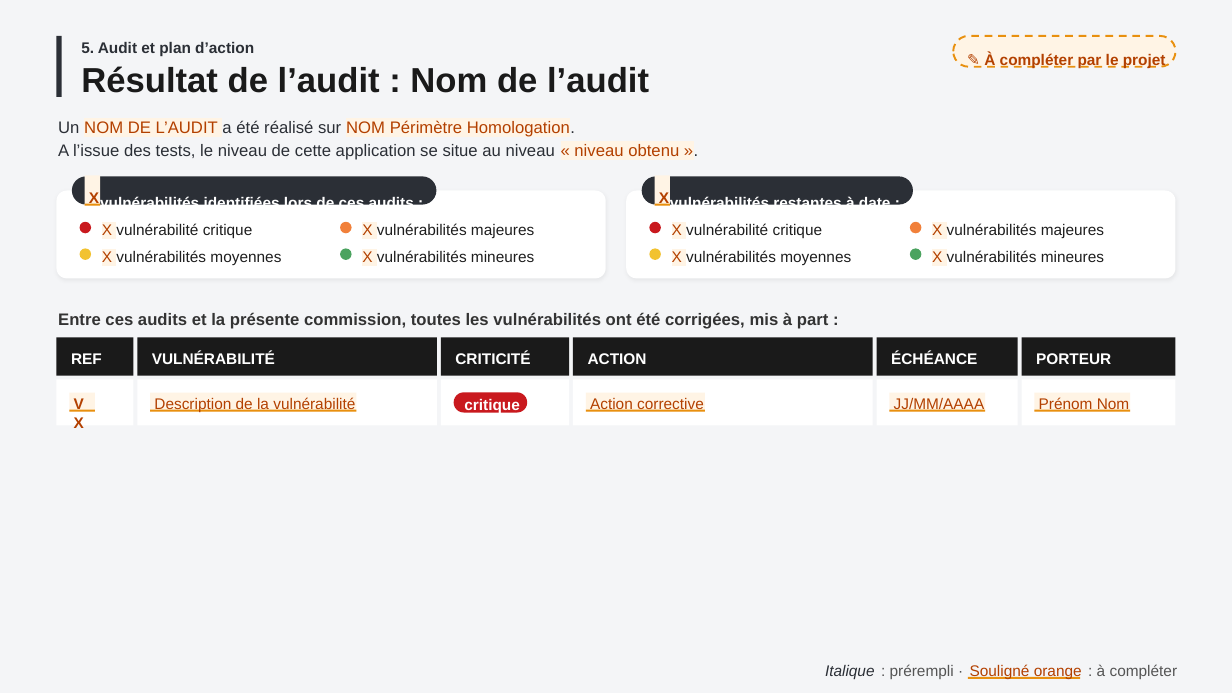
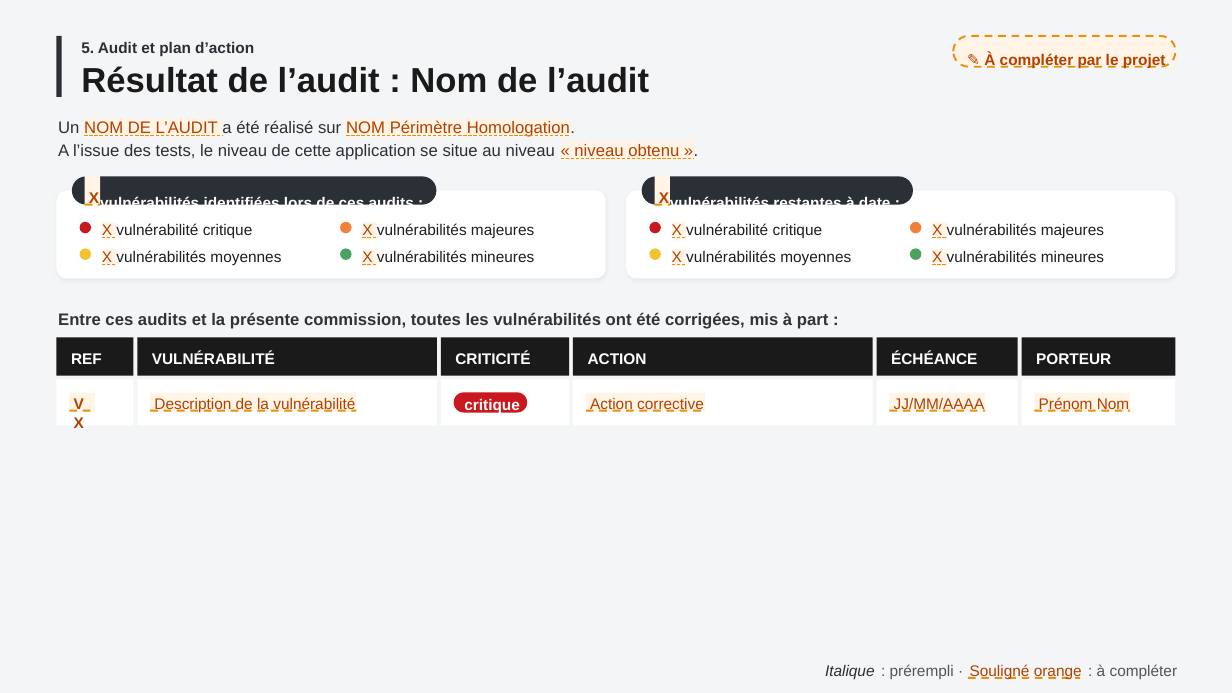
Before and after one commit to betagouv/mon-service-securise, a slide deck: slide 22 of src/vuesPowerpoint/supportCommissionHomologation.pptx. Drawn at 1232x693 pixels with LibreOffice and Linux fonts; fonts in the diff are those of the drawing. Boxes give left, top, right and bottom in pixels: in the first picture for what was removed or moved away, otherwise in the second. Text is boxed around its words. In the diff, an @@ line names an element or a change of style, - is before the commit and + after.

```diff
--- a/src/vuesPowerpoint/supportCommissionHomologation.pptx
+++ b/src/vuesPowerpoint/supportCommissionHomologation.pptx
@@ text "Un NOM DE L’AUDIT a ..." at <box>58,120,575,137</box>: underline on in "NOM DE L’AUDIT NOM Périmètre Homologation." @@
@@ text "A l’issue des tests, le ..." at <box>58,144,679,160</box>: underline on in "« niveau obtenu »." @@
@@ rectangle removed at <box>85,204,100,206</box> @@
@@ line added from (85, 205) to (100, 205), #E8900F 2.25 pt dashed @@
@@ rectangle removed at <box>654,204,670,206</box> @@
@@ line added from (654, 205) to (670, 205), #E8900F 2.25 pt dashed @@
@@ underline on in "X" in 8 elements at <box>102,223,253,239</box>, <box>362,223,534,238</box>, <box>102,250,281,265</box>, <box>362,250,534,265</box>, <box>672,223,823,238</box>, <box>932,223,1104,238</box>, <box>672,250,851,265</box>, <box>932,250,1104,265</box> @@
@@ rectangle removed at <box>69,410,95,411</box> @@
@@ line added from (69, 411) to (95, 411), #E8900F 2.25 pt dashed @@
@@ rectangle removed at <box>150,410,357,411</box> @@
@@ line added from (150, 411) to (357, 411), #E8900F 2.25 pt dashed @@
@@ rectangle removed at <box>586,410,705,411</box> @@
@@ line added from (586, 411) to (705, 411), #E8900F 2.25 pt dashed @@
@@ rectangle removed at <box>890,410,986,411</box> @@
@@ line added from (890, 411) to (985, 411), #E8900F 2.25 pt dashed @@
@@ rectangle removed at <box>1034,410,1130,411</box> @@
@@ line added from (1034, 411) to (1130, 411), #E8900F 2.25 pt dashed @@
@@ rectangle removed at <box>968,677,1080,679</box> @@
@@ line added from (968, 678) to (1080, 678), #E8900F 2.25 pt dashed @@
```
Also in this commit, not shown: 21 other slides changed.
